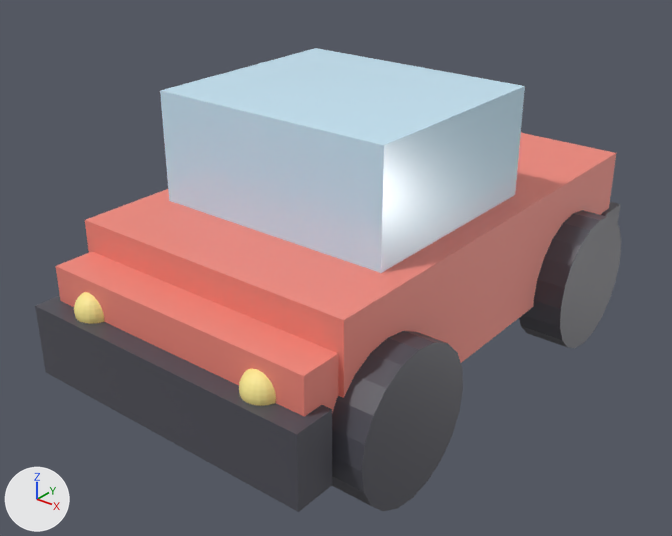
The glTF model public/models/car.glb: old version first, new version second.
Rendered twice from a camera (50 mm lens) standing at (2.59, -3.44, 2.57) and looking at (-0.03, -0.17, 0.55). Lighting does not change. The marker at lower left points along +X, +Y and +Z. The picture after the commit comes second. Where no turn or scale is listed for an object, it has been applied to the vertices. Vertices at exactly the same position are counted once.

Before the edit, the objects in view are built like this:
```python
ob_body_001 = bpy.data.objects.new('Body.001', me_cube_098)
ob_body_001.parent = ob_car
ob_body_001.location = (0.0, 0.1, 0.62)
ob_body_001.scale = (1.5, 2.4, 0.6)
ob_bumperf = bpy.data.objects.new('BumperF', me_cube_101)
ob_bumperf.location = (0.0, -1.3, 0.42)
ob_cabin = bpy.data.objects.new('Cabin', me_cube_099)
ob_cabin.parent = ob_car
ob_cabin.location = (0.0, -0.15, 1.18)
ob_cabin.scale = (1.25, 1.1, 0.55)
ob_headl = bpy.data.objects.new('HeadL', me_sphere_145)
ob_headl.location = (-0.5, -1.28, 0.62)
ob_headr = bpy.data.objects.new('HeadR', me_sphere_146)
ob_headr.location = (0.5, -1.28, 0.62)
ob_hood = bpy.data.objects.new('Hood', me_cube_100)
ob_hood.parent = ob_car
ob_hood.location = (0.0, -1.05, 0.62)
ob_hood.scale = (1.45, 0.5, 0.3)
ob_wheelfr = bpy.data.objects.new('WheelFR', me_cylinder_039)
ob_wheelfr.location = (0.78, -0.82, 0.36)
# also in view: 'WheelRR' at (0.78, 0.82, 0.36)
```
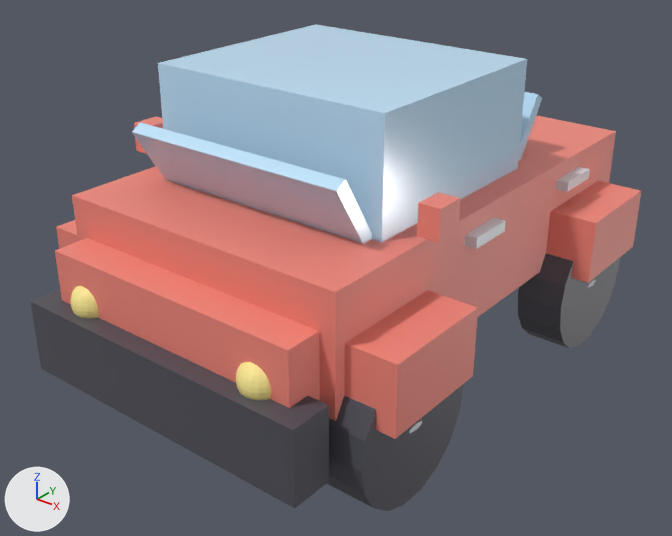
Changed parts and their boxes [x1, y1, x2, y2] in the pictures (672 x 536 px):
'Cabin', moved, rescaled
    before: [160, 48, 525, 273]
    after: [158, 24, 527, 242]
'Body.001', moved, rescaled
    before: [85, 133, 616, 398]
    after: [72, 115, 616, 421]
'BumperF', moved
    before: [35, 295, 332, 512]
    after: [30, 289, 329, 508]
'Hood', moved, rescaled (6% narrower)
    before: [56, 252, 338, 417]
    after: [55, 238, 320, 408]
'Fender.001', added (pink)
    after: [344, 290, 478, 439]
'Windshield', added
    after: [132, 122, 372, 244]
'Fender.003', added
    after: [546, 181, 641, 283]
'MirrorR', added (pink)
    after: [417, 192, 461, 243]
'HeadR', reshaped, moved
    before: [239, 369, 276, 406]
    after: [236, 362, 271, 400]
'HeadL', moved
    before: [74, 292, 104, 324]
    after: [70, 286, 99, 318]
'RearWin', added (blue)
    after: [518, 92, 542, 161]
'HandleFR', added
    after: [464, 218, 506, 249]
'HandleBR', added
    after: [556, 167, 590, 192]
'Fender', added (pink)
    after: [56, 220, 78, 249]
'MirrorL', added
    after: [134, 116, 163, 154]
'Hub.001', added (mostly hidden)
    after: [409, 421, 422, 433]

Patch to the scene script:
```diff
--- a/public/models/car.glb.py
+++ b/public/models/car.glb.py
@@ me_sphere_146 @@
-me_sphere_146.from_pydata(...)  # 262 vertices, 520 faces; spans x -0.09..0.09, y -0.09..0.09, z -0.09..0.09
+me_sphere_146.from_pydata(...)  # 262 vertices, 520 faces; spans x -0.1..0.1, y -0.1..0.1, z -0.1..0.1
+# me_sphere_146 part 1: 262 vertices removed from x -0.09..0.09, y -0.09..0.09, z -0.09..0.09; 262 vertices added at x -0.1..0.1, y -0.1..0.1, z -0.1..0.1, forming a UV sphere (20 segments, 14 rings, poles along z)
 me_sphere_146.materials.append(mat_lightyellow)
@@ me_cube_120 @@
+me_cube_120.from_pydata([(-0.575, 0.092, -0.207), (-0.575, -0.143, 0.176), (-0.575, 0.143, -0.176), (-0.575, -0.092, 0.207), (0.575, 0.092, -0.207), (0.575, -0.143, 0.176), (0.575, 0.143, -0.176), (0.575, -0.092, 0.207)], [], [(0, 1, 3), (0, 3, 2), (2, 3, 7), (2, 7, 6), (6, 7, 5), (6, 5, 4), (4, 5, 1), (4, 1, 0), (2, 6, 4), (2, 4, 0), (7, 3, 1), (7, 1, 5)])
+me_cube_120.materials.append(mat_carglass)  # blue #c4e7ff
@@ me_cube_121 @@
+me_cube_121.from_pydata([(-0.575, -0.143, -0.176), (-0.575, 0.092, 0.207), (-0.575, -0.092, -0.207), (-0.575, 0.143, 0.176), (0.575, -0.143, -0.176), (0.575, 0.092, 0.207), (0.575, -0.092, -0.207), (0.575, 0.143, 0.176)], [], [(0, 1, 3), (0, 3, 2), (2, 3, 7), (2, 7, 6), (6, 7, 5), (6, 5, 4), (4, 5, 1), (4, 1, 0), (2, 6, 4), (2, 4, 0), (7, 3, 1), (7, 1, 5)])
+me_cube_121.materials.append(mat_carglass)  # blue #c4e7ff
@@ ob_body_001 @@
 ob_body_001.parent = ob_car
-ob_body_001.location = (0.0, 0.1, 0.62)
-ob_body_001.scale = (1.5, 2.4, 0.6)
+ob_body_001.location = (0.0, 0.05, 0.78)
+ob_body_001.scale = (1.5, 2.4, 0.55)
@@ ob_bumperf @@
 ob_bumperf = bpy.data.objects.new('BumperF', me_cube_101)
-ob_bumperf.location = (0.0, -1.3, 0.42)
+ob_bumperf.location = (0.0, -1.32, 0.45)
@@ ob_cabin @@
 ob_cabin.parent = ob_car
-ob_cabin.location = (0.0, -0.15, 1.18)
-ob_cabin.scale = (1.25, 1.1, 0.55)
+ob_cabin.location = (0.0, -0.15, 1.28)
+ob_cabin.scale = (1.25, 1.1, 0.6)
@@ ob_headl @@
 ob_headl = bpy.data.objects.new('HeadL', me_sphere_145)
-ob_headl.location = (-0.5, -1.28, 0.62)
+ob_headl.location = (-0.5, -1.28, 0.66)
@@ ob_headr @@
 ob_headr = bpy.data.objects.new('HeadR', me_sphere_146)
-ob_headr.location = (0.5, -1.28, 0.62)
+ob_headr.location = (0.5, -1.28, 0.66)
@@ ob_hood @@
 ob_hood.parent = ob_car
-ob_hood.location = (0.0, -1.05, 0.62)
-ob_hood.scale = (1.45, 0.5, 0.3)
+ob_hood.location = (0.0, -1.05, 0.72)
+ob_hood.scale = (1.35, 0.55, 0.3)
@@ ob_windshield @@
+ob_windshield = bpy.data.objects.new('Windshield', me_cube_120)
+ob_windshield.location = (0.0, -0.78, 1.15)
@@ ob_rearwin @@
+ob_rearwin = bpy.data.objects.new('RearWin', me_cube_121)
+ob_rearwin.location = (0.0, 0.55, 1.15)
@@ ob_mirrorr @@
+ob_mirrorr = bpy.data.objects.new('MirrorR', me_cube_129)  # a box spanning x -0.05..0.05, y -0.07..0.07, z -0.07..0.07; in mat_carred (pink #f3897c)
+ob_mirrorr.location = (0.82, -0.6, 1.18)
@@ ob_mirrorl @@
+ob_mirrorl = bpy.data.objects.new('MirrorL', me_cube_129.copy())
+ob_mirrorl.location = (-0.82, -0.6, 1.18)
@@ ob_hub_001 @@
+ob_hub_001 = bpy.data.objects.new('Hub.001', me_sphere_211)  # a UV sphere (20 segments, 14 rings, poles along z) spanning x -0.13..0.13, y -0.13..0.13, z -0.039..0.039; in mat_hubcap (white #edf0f3)
+ob_hub_001.location = (0.78, -0.82, 0.36)
@@ ob_handlefr @@
+ob_handlefr = bpy.data.objects.new('HandleFR', me_cube_131)  # a box spanning x -0.03..0.03, y -0.12..0.12, z -0.025..0.025; in mat_chrome (white #e1e5ea)
+ob_handlefr.location = (0.78, -0.15, 0.95)
@@ ob_handlebr @@
+ob_handlebr = bpy.data.objects.new('HandleBR', me_cube_131.copy())
+ob_handlebr.location = (0.78, 0.7, 0.95)
@@ ob_fender_003 @@
+ob_fender_003 = bpy.data.objects.new('Fender.003', me_cube_125)  # a box spanning x -0.21..0.21, y -0.275..0.275, z -0.16..0.16; in mat_carred (pink #f3897c)
+ob_fender_003.location = (0.78, 0.82, 0.66)
@@ ob_fender_001 @@
+ob_fender_001 = bpy.data.objects.new('Fender.001', me_cube_125.copy())
+ob_fender_001.location = (0.78, -0.82, 0.66)
@@ ob_fender @@
+ob_fender = bpy.data.objects.new('Fender', me_cube_125.copy())
+ob_fender.location = (-0.78, -0.82, 0.66)
```
